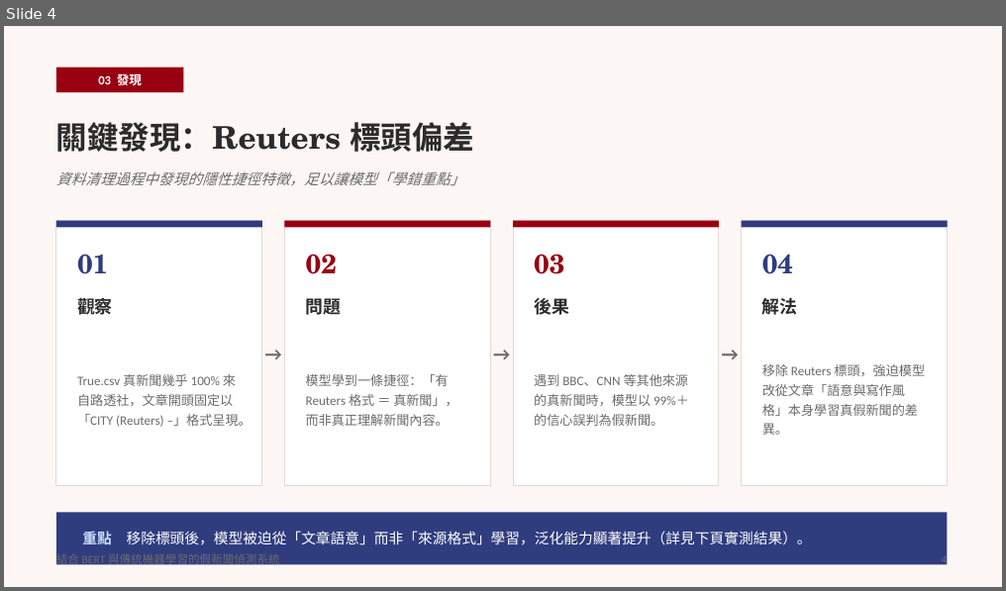
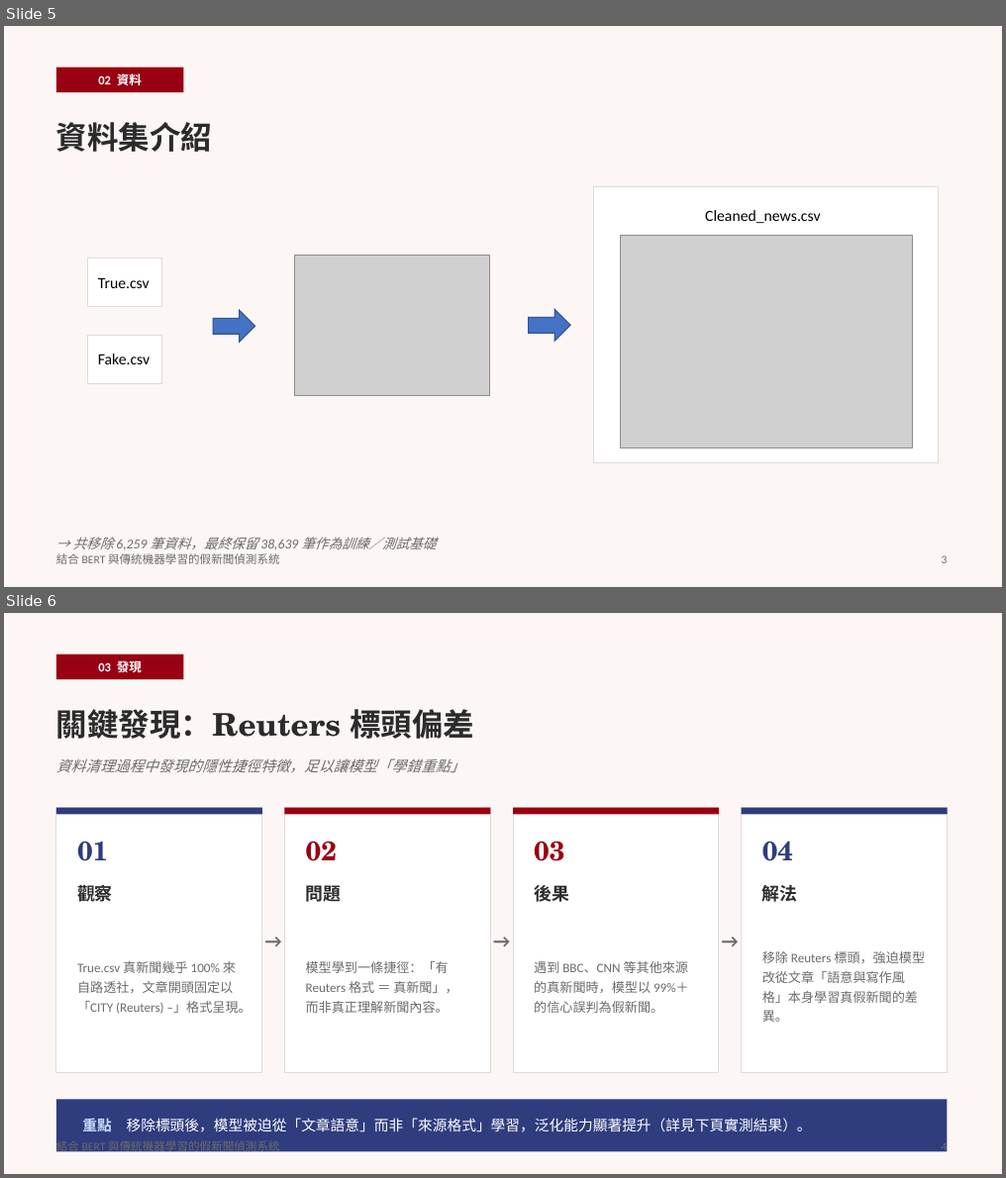
Before and after one commit to IanChen611/114-2-NLP-Fake-News, a slide deck: document/假新聞偵測系統實驗報告.pptx. Shown one above the other, each under a label of ours: slide 4 before the commit, slides 5 and 6 after it. The pictures are 1006x591 and 1006x1178 pixels, drawn with LibreOffice and Linux fonts; fonts in the diff are those of the drawing; grey boxes stand for pictures. Boxes give left, top, right and bottom in pixels: in the first picture for what was removed or moved away, otherwise in the second. Text is boxed around its words. In the diff, an @@ line names an element or a change of style, - is before the commit and + after.

```diff
--- a/document/假新聞偵測系統實驗報告.pptx
+++ b/document/假新聞偵測系統實驗報告.pptx
@@ slide 5 added at (4,26,1002,587), background #FCF6F5 @@
@@ rectangle added at (56,68,183,92), fill #990011 @@
@@ text added at (98,74,142,85), 12 pt, text #FFFFFF, bold @@
+02 資料
@@ text added at (56,122,212,152), 30 pt, text #2B2B2B, bold @@
+資料集介紹
@@ rectangle added at (594,187,939,464), fill #FFFFFF, outline #E3D9D6 1 pt @@
@@ text added at (705,210,820,223), 15 pt, text #000000 @@
+Cleaned_news.csv
@@ rectangle added at (88,258,161,307), fill #FFFFFF, outline #E3D9D6 1 pt @@
@@ picture added at (294,255,490,395) @@
@@ picture added at (621,235,912,448) @@
@@ text added at (98,278,150,288), 15 pt, text #000000 @@
+True.csv
@@ right arrow added at (213,310,254,342), fill #4472C4, outline #325491 1 pt @@
@@ right arrow added at (529,310,570,341), fill #4472C4, outline #325491 1 pt @@
@@ rectangle added at (88,335,161,383), fill #FFFFFF, outline #E3D9D6 1 pt @@
@@ text added at (98,354,150,365), 15 pt, text #000000 @@
+Fake.csv
@@ text added at (56,554,280,565), 11 pt, text #6B6B6B @@
+結合 BERT 與傳統機器學習的假新聞偵測系統
@@ text added at (73,537,436,551), 13 pt, text #6B6B6B, italic @@
+→ 共移除 6,259 筆資料，最終保留 38,639 筆作為訓練／測試基礎
@@ text added at (942,556,947,564), 11 pt, text #6B6B6B @@
+3
@@ what was slide 4 is now slide 6 @@
```
Also in this commit, not shown: 4 slides changed, 3 other slides added, 1 other file.
